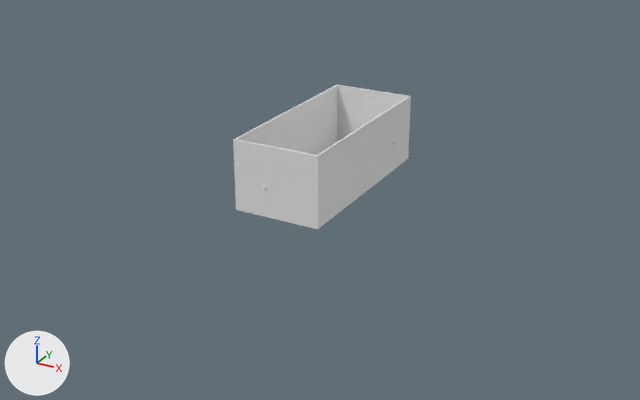
One commit to the FBX model Assets/Models/ApartmentScene.fbx: the scene before it, then after it.
Both versions are drawn from a 50 mm lens placed at (27.1, -47.6, 23.6), pointed at (1.2, -0.6, 0.1). The axes (+X, +Y, +Z) are drawn at lower left. The lights are the same throughout. Where no turn or scale is listed for an object, it has been applied to the vertices.

Objects in the first picture: 'ApartmentDoor', 'Hallway'.
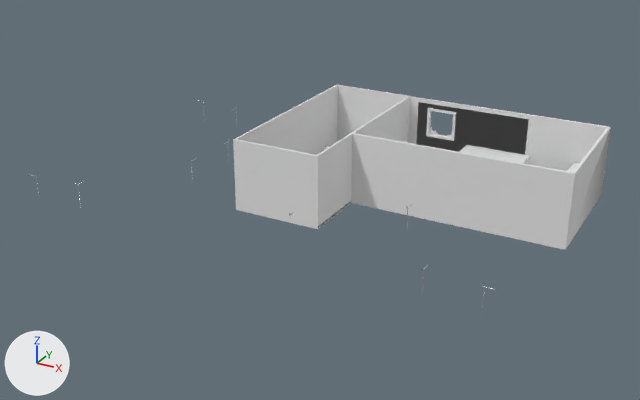
The newer file is also rescaled (x1.181), turned or shifted as a whole; pictures and numbers use the older file's frame.

What differs and where, as boxes [x1, y1, x2, y2] in the pictures (640 x 400 px):
'Room', added: after [350, 96, 611, 250]
    faces in mat_wall (its picture is missing): [350, 96, 611, 250]
'Desk.001', added: after [459, 145, 530, 163]
'Window', added: after [426, 108, 456, 141]
    faces in mat_woodfloor (its picture is missing): [426, 108, 456, 141]
'Desk.002', added: after [568, 163, 578, 172]

Patch to the scene script:
```diff
--- a/Assets/Models/ApartmentScene.fbx.py
+++ b/Assets/Models/ApartmentScene.fbx.py
@@ img_older_wood_flooring_metallic_png @@
+img_older_wood_flooring_metallic_png = load_image('older-wood-flooring_metallic.png', '../Textures/WoodFloor/older-wood-flooring_metallic.png', 2048, 2048, 'Non-Color')
@@ img_floral_embossed_wallpaper1_metallic_png @@
+img_floral_embossed_wallpaper1_metallic_png = load_image('floral-embossed-wallpaper1_metallic.png', '../Textures/Wallpaper/floral-embossed-wallpaper1_metallic.png', 2048, 2048, 'Non-Color')
@@ img_floral_embossed_wallpaper1_roughness_png @@
+img_floral_embossed_wallpaper1_roughness_png = load_image('floral-embossed-wallpaper1_roughness.png', '../Textures/Wallpaper/floral-embossed-wallpaper1_roughness.png', 2048, 2048, 'Non-Color')
@@ mat_white @@
+mat_white = principled_material('White')
+mat_white.base_color = (0.8, 0.8, 0.8)  # white #e7e7e7
@@ mat_woodfloor @@
+mat_woodfloor = bpy.data.materials.new('WoodFloor')
+mat_woodfloor.use_nodes = True; mat_woodfloor.node_tree.nodes.clear()
+_N = mat_woodfloor.node_tree.nodes; _L = mat_woodfloor.node_tree.links
+n0 = _N.new('ShaderNodeBsdfPrincipled'); n0.name = 'Principled BSDF'
+n1 = _N.new('ShaderNodeOutputMaterial'); n1.name = 'Material Output'
+n2 = _N.new('ShaderNodeTexImage'); n2.name = 'Image Texture.002'
+n2.image = img_older_wood_flooring_metallic_png
+_L.new(n2.outputs[0], n0.inputs[1])  # 'Color' to 'Metallic'
+_L.new(n0.outputs[0], n1.inputs[0])  # 'BSDF' to 'Surface'
@@ mat_window @@
+mat_window = principled_material('Window')
+mat_window.base_color = (0.8, 0.8, 0.8)  # white #e7e7e7
+mat_window.roughness = 0.0
@@ mat_wall @@
+mat_wall = bpy.data.materials.new('Wall')
+# uses the picture img_floral_embossed_wallpaper1_metallic_png
+# uses the picture img_floral_embossed_wallpaper1_roughness_png
@@ me_cube_012 @@
+me_cube_012.from_pydata(...)  # 96 vertices, 188 faces; spans x 7.53..12.05, y 7.63..9.32, z 1.62..1.76
+me_cube_012.materials.append(mat_white)  # white #e7e7e7
@@ me_cube_019 @@
+me_cube_019.from_pydata(...)  # 216 vertices, 428 faces; spans x 4.3..6.44, y 9.56..9.85, z 1.78..3.91
+# faces by material slot: [382, 46]
+me_cube_019.materials.append(mat_woodfloor)  # its picture is missing
+me_cube_019.materials.append(mat_window)  # white #e7e7e7
@@ me_cube_013 @@
+me_cube_013.from_pydata(...)  # 96 vertices, 188 faces; spans x 15.03..16.73, y 4.92..9.45, z 1.62..1.76
+me_cube_013.materials.append(mat_white)  # white #e7e7e7
@@ me_cube_018 @@
+me_cube_018.from_pydata(...)  # 44 vertices, 68 faces; spans x 2.78..17.03, y 0.48..9.81, z -0.32..4.52
+# faces by material slot: [30, 34, 4]
+me_cube_018.materials.append(mat_white)  # white #e7e7e7
+me_cube_018.materials.append(mat_wall)  # its picture is missing
+me_cube_018.materials.append(mat_woodfloor)  # its picture is missing
@@ ob_desk_001 @@
+ob_desk_001 = bpy.data.objects.new('Desk.001', me_cube_012)
+ob_desk_001.location = (0.15, -0.02, 0.22)
@@ ob_window @@
+ob_window = bpy.data.objects.new('Window', me_cube_019)
+ob_window.location = (0.15, -0.02, 0.22)
@@ ob_desk_002 @@
+ob_desk_002 = bpy.data.objects.new('Desk.002', me_cube_013)
+ob_desk_002.location = (0.15, -0.02, 0.22)
@@ ob_room @@
+ob_room = bpy.data.objects.new('Room', me_cube_018)
+ob_room.location = (0.15, -0.02, 0.22)
```
